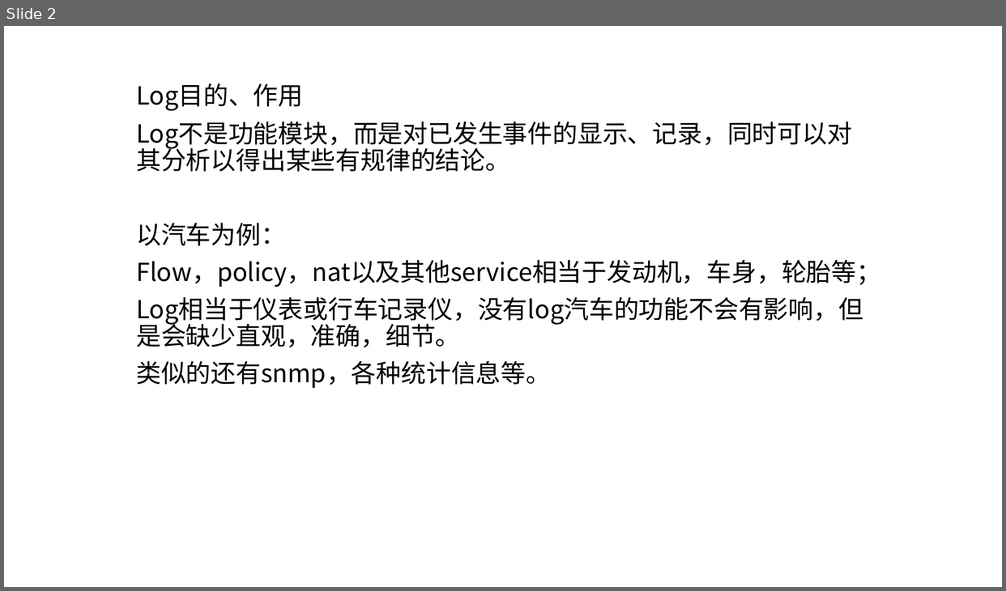
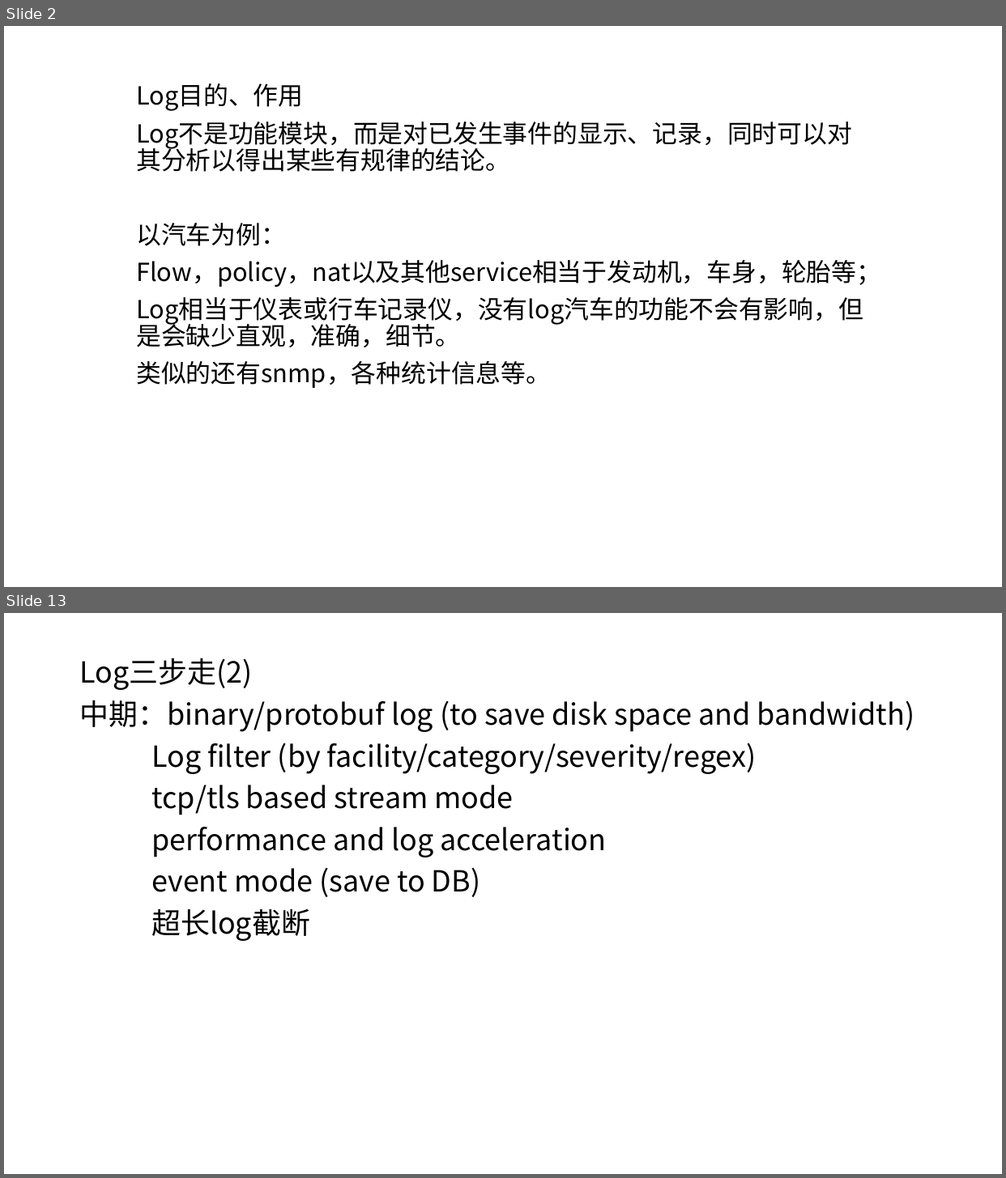
Before and after one commit to qicen/jw, a slide deck: log.pptx. Shown one above the other, each under a label of ours: slide 2 before the commit, slides 2 and 13 after it; the slides between them are not shown. The pictures are 1006x591 and 1006x1178 pixels, drawn with LibreOffice and Linux fonts; fonts in the diff are those of the drawing. Boxes give left, top, right and bottom in pixels: in the first picture for what was removed or moved away, otherwise in the second. Text is boxed around its words. In the diff, an @@ line names an element or a change of style, - is before the commit and + after.

```diff
--- a/log.pptx
+++ b/log.pptx
@@ slide 13 added at (4,613,1002,1174), background #FFFFFF @@
@@ text added at (80,658,914,941), 28 pt, text #000000 @@
+Log三步走(2)
+中期：binary/protobuf log (to save disk space and bandwidth)
+Log filter (by facility/category/severity/regex)
+tcp/tls based stream mode
+performance and log acceleration
+event mode (save to DB)
+超长log截断
```
Also in this commit, not shown: 3 slides changed, 9 other slides added, 1 slide removed.
